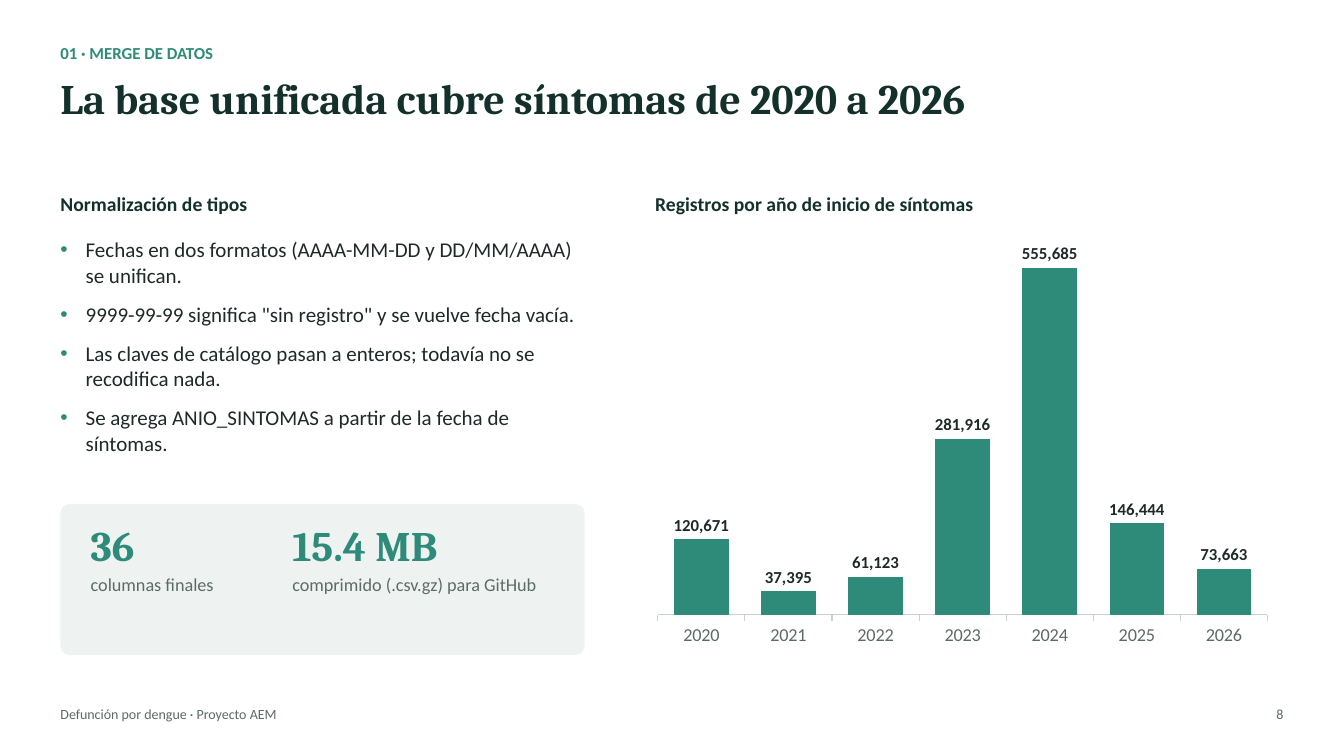
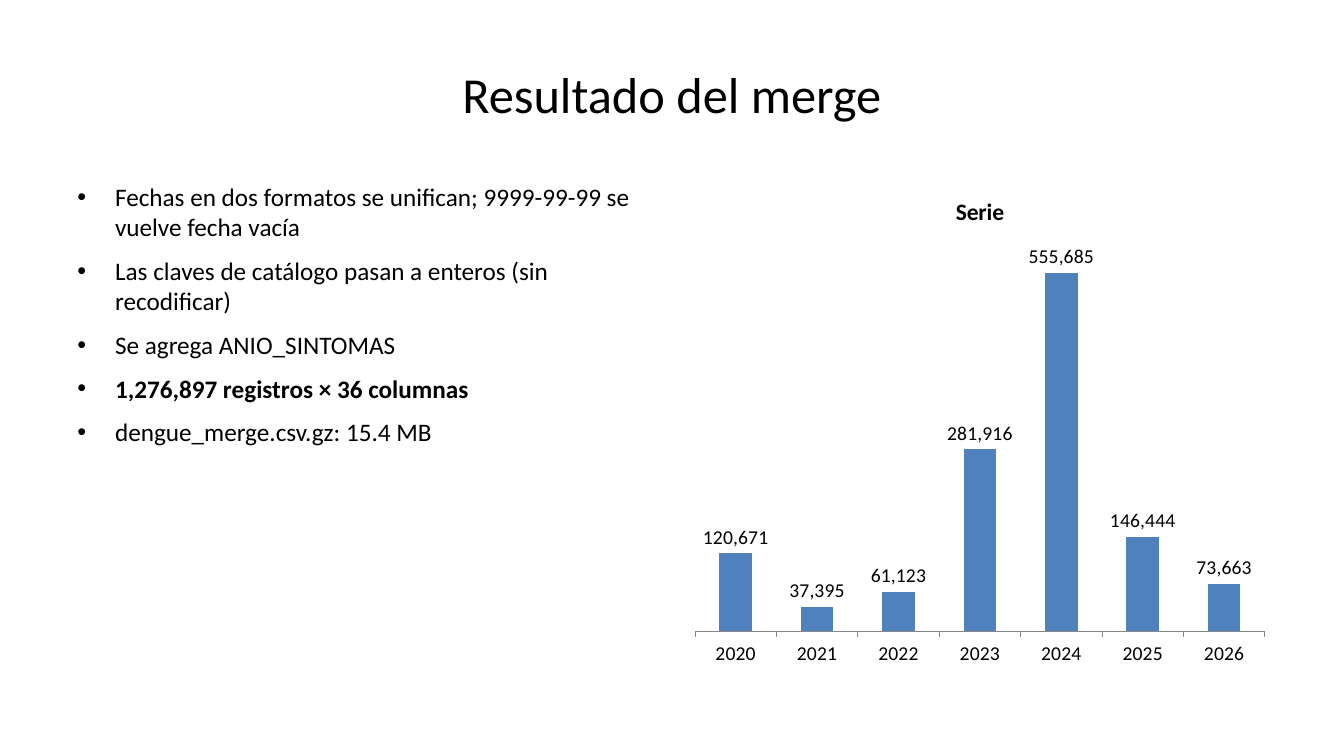
Before and after one commit to lbeltran-dev/Modelo-de-Regresion-Logistica-Para-Defuncion-Por-Dengue, a slide deck: slide 8 of presentacion/Presentacion_Dengue.pptx. Drawn at 1344x756 pixels with LibreOffice and Linux fonts; fonts in the diff are those of the drawing. Boxes give left, top, right and bottom in pixels: in the first picture for what was removed or moved away, otherwise in the second. Text is boxed around its words. In the diff, an @@ line names an element or a change of style, - is before the commit and + after.

```diff
--- a/presentacion/Presentacion_Dengue.pptx
+++ b/presentacion/Presentacion_Dengue.pptx
@@ title "Resultado del merge" at box(462, 78, 881, 122): vertical alignment top to middle @@
@@ text removed at box(60, 84, 966, 115) @@
-La base unificada cubre síntomas de 2020 a 2026
@@ title at box(462, 78, 881, 122): text changed; size 12 to 36 pt; text colour #2E8B7A to #000000; bold off @@
-01 · MERGE DE DATOS
+Resultado del merge
@@ column chart at box(684, 176, 1277, 676) @@
@@ title "Serie" added @@
-Series 1: 120671, 37395, 61123, 281916, 555685, 146444, 73663
+Serie: 120671, 37395, 61123, 281916, 555685, 146444, 73663
@@ data labels of Serie changed @@
@@ colours of single points changed @@
@@ category axis changed @@
@@ value axis changed @@
@@ bar spacing changed @@
@@ lettering changed @@
@@ column chart: place and size @@
-column chart at box(645, 232, 1280, 655)
+column chart at box(684, 176, 1277, 676)
@@ text removed at box(60, 197, 247, 214) @@
-Normalización de tipos
@@ text added at box(115, 188, 629, 446), 18 pt, text #000000 @@
+• Fechas en dos formatos se unifican; 9999-99-99 se vuelve fecha vacía
+• Las claves de catálogo pasan a enteros (sin recodificar)
+• Se agrega ANIO_SINTOMAS
+• 1,276,897 registros × 36 columnas
+• dengue_merge.csv.gz: 15.4 MB
@@ text removed at box(655, 197, 974, 215) @@
-Registros por año de inicio de síntomas
@@ text removed at box(86, 242, 574, 451) @@
-• Fechas en dos formatos (AAAA-MM-DD y DD/MM/AAAA) se unifican.
-• 9999-99-99 significa "sin registro" y se vuelve fecha vacía.
-• Las claves de catálogo pasan a enteros; todavía no se recodifica nada.
-• Se agrega ANIO_SINTOMAS a partir de la fecha de síntomas.
@@ rounded rectangle removed at box(60, 504, 585, 655) @@
@@ text removed at box(91, 532, 135, 562) @@
-36
@@ text removed at box(292, 532, 437, 562) @@
-15.4 MB
@@ text removed at box(91, 578, 213, 591) @@
-columnas finales
@@ text removed at box(292, 578, 536, 594) @@
-comprimido (.csv.gz) para GitHub
@@ text removed at box(60, 709, 277, 722) @@
-Defunción por dengue · Proyecto AEM
@@ text removed at box(1276, 709, 1283, 719) @@
-8
```
Also in this commit, not shown: 16 other slides changed, 27 slides added, 1 slide removed, 1 other file.
